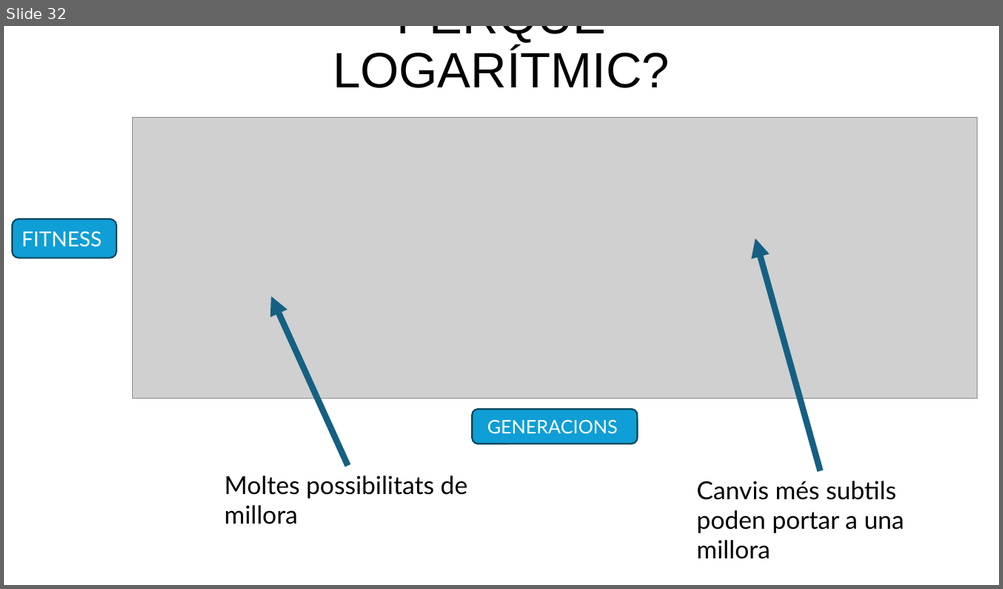
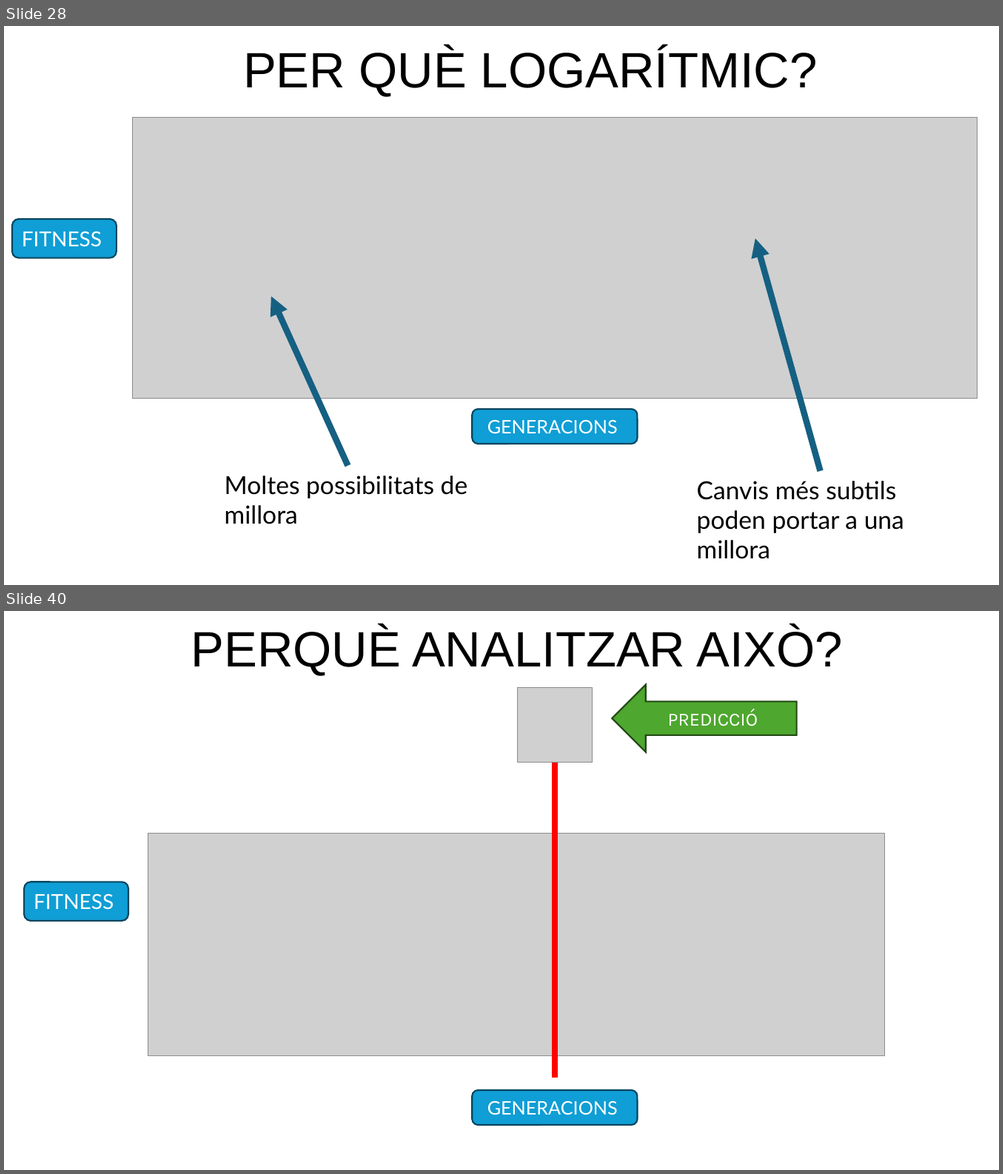
Before and after one commit to FerrerJan/Treball-de-Recerca-IA, a slide deck: TR_ESCRIT/PPT_Teo.pptx. Shown one above the other, each under a label of ours: slide 32 before the commit, slides 28 and 40 after it; the slides between them are not shown. The pictures are 1003x589 and 1003x1174 pixels, drawn with LibreOffice and Linux fonts; fonts in the diff are those of the drawing; grey boxes stand for pictures. Boxes give left, top, right and bottom in pixels: in the first picture for what was removed or moved away, otherwise in the second. Text is boxed around its words. In the diff, an @@ line names an element or a change of style, - is before the commit and + after.

```diff
--- a/TR_ESCRIT/PPT_Teo.pptx
+++ b/TR_ESCRIT/PPT_Teo.pptx
@@ slide 40 added at box(4, 611, 999, 1170), background #FFFFFF @@
@@ text added at box(191, 627, 842, 676), 48 pt, text #000000 @@
+PERQUÈ ANALITZAR AIXÒ?
@@ picture added at box(518, 688, 592, 763) @@
@@ left arrow added at box(612, 685, 797, 752), fill #4EA72E, outline #224914 1.5 pt, 18 pt, text #FFFFFF @@
+PREDICCIÓ
@@ line added from (555, 725) to (555, 1078), #FF0000 6 pt @@
@@ picture added at box(148, 833, 885, 1056) @@
@@ rounded rectangle added at box(24, 882, 128, 920), fill #0F9ED5, outline #07455D 1.5 pt, 20 pt, text #FFFFFF @@
+FITNESS
@@ rounded rectangle added at box(472, 1091, 637, 1126), fill #0F9ED5, outline #07455D 1.5 pt, 18 pt, text #FFFFFF @@
+GENERACIONS
@@ what was slide 32 is now slide 28 @@
@@ slide 28 changed as well @@
@@ text at box(243, 48, 817, 97): spaces changed @@
-PERQUÈ LOGARÍTMIC?
+PER QUÈ LOGARÍTMIC?
```
Also in this commit, not shown: 9 other slides changed, 11 other slides added, 3 slides removed.
